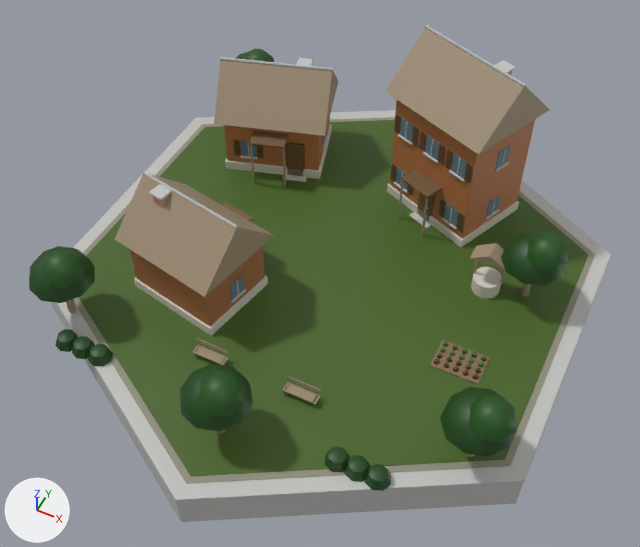
Before and after pictures for a commit that changed the glTF model native/godot/assets/art/blender/cottage_africa.glb.
Both versions are drawn from a 50 mm lens placed at (11.1, -23.3, 28.5), pointed at (0.4, -1.8, 1.7). The lights are fixed; the arrows at lower left show +X, +Y and +Z. The picture after the commit comes second. Vertices at exactly the same position are counted once.

The first picture shows 'dark', 'earth', 'glass', 'leaf', 'metal', 'pavers', 'plaster', 'stone', 'turf', 'wall_concrete', 'wood' and 2 more.
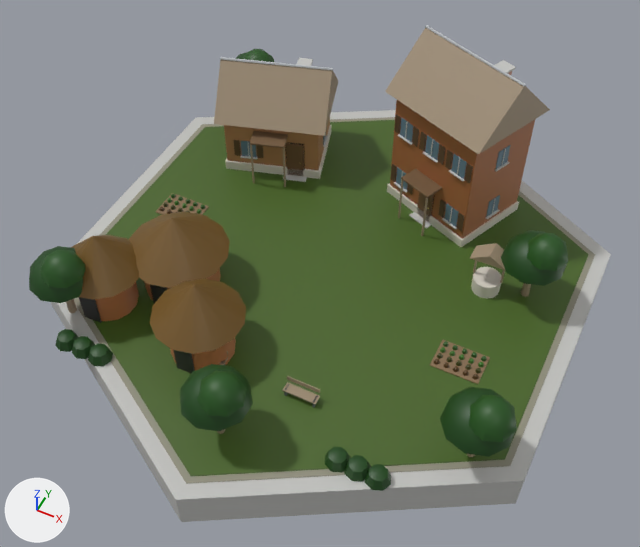
The change, as a diff of the scene's bpy script:
```diff
--- a/native/godot/assets/art/blender/cottage_africa.glb.py
+++ b/native/godot/assets/art/blender/cottage_africa.glb.py
@@ me_dark @@
-me_dark.from_pydata(...)  # 144 vertices, 216 faces; spans x -7.81..5.45, y -4.16..7.42, z 0.13..4.73
+me_dark.from_pydata(...)  # 136 vertices, 204 faces; spans x -7.81..5.45, y -7.52..7.42, z 0.13..4.73
+# me_dark part 1: a new loose piece, a box spanning x -3.0..-2.2, y -7.52..-7.45, z 0.13..1.7, in mat_dark
+# me_dark part 2: a new loose piece, a box spanning x -7.8..-7.0, y -7.02..-6.95, z 0.13..1.7, in mat_dark
+# other edits to the shape of me_dark do not show in these pictures
 me_dark.materials.append(mat_dark)
@@ me_glass @@
-me_glass.from_pydata(...)  # 120 vertices, 180 faces; spans x -7.83..5.48, y -4.17..7.43, z 1.03..4.73
+me_glass.from_pydata(...)  # 96 vertices, 144 faces; spans x -7.83..5.48, y 3.72..7.43, z 1.03..4.73
+# me_glass part 3: the loose piece of 8 vertices spanning x -2.41..-2.24, y -4.17..-3.47, z 1.03..1.93 is deleted
+# other edits to the shape of me_glass do not show in these pictures
 me_glass.materials.append(mat_glass)
@@ me_metal @@
-me_metal.from_pydata(...)  # 36 vertices, 60 faces; spans x -8.05..5.66, y -3.95..7.29, z 5.09..8.11
+me_metal.from_pydata(...)  # 24 vertices, 40 faces; spans x -8.05..5.66, y 4.99..7.29, z 5.09..8.11
+# me_metal part 4: the loose piece of 12 vertices spanning x -6.81..-1.99, y -3.95..-2.85, z 5.09..5.19 is deleted
 me_metal.materials.append(mat_metal)
@@ me_plaster @@
-me_plaster.from_pydata(...)  # 72 vertices, 132 faces; spans x -8.2..6.01, y -5.48..8.75, z 0.6..5.73
+me_plaster.from_pydata(...)  # 132 vertices, 244 faces; spans x -8.57..6.01, y -7.5..8.75, z 0.13..5.73
+# me_plaster part 5: a new loose piece, a 14-sided cylinder along z spanning x -6.76..-3.64, y -5.2..-2.0, z 0.13..2.23, in mat_plaster
+# me_plaster part 6: a new loose piece, a 14-sided cylinder along z spanning x -3.87..-1.33, y -7.5..-4.9, z 0.13..2.23, in mat_plaster
+# me_plaster part 7: a new loose piece, a 14-sided cylinder along z spanning x -8.57..-6.23, y -7.0..-4.6, z 0.13..2.23, in mat_plaster
+# me_plaster part 8: the loose piece of 24 vertices spanning x -6.79..-2.01, y -5.48..-1.32, z 0.6..2.93 is deleted
 me_plaster.materials.append(mat_plaster)
@@ me_stone @@
-me_stone.from_pydata(...)  # 100 vertices, 184 faces; spans x -8.3..7.0, y -5.6..8.9, z 0.1..0.8
+me_stone.from_pydata(...)  # 76 vertices, 140 faces; spans x -8.3..7.0, y 1.2..8.9, z 0.1..0.8
+# me_stone part 9: the loose piece of 24 vertices spanning x -6.9..-1.9, y -5.6..-1.2, z 0.1..0.6 is deleted
 me_stone.materials.append(mat_stone)
@@ me_wall_concrete @@
-me_wall_concrete.from_pydata(...)  # 708 vertices, 1256 faces; spans x -10.7..10.7, y -12.3..12.3, z -1.6..8.0
+me_wall_concrete.from_pydata(...)  # 540 vertices, 956 faces; spans x -10.7..10.7, y -12.3..12.3, z -1.6..8.0
+# me_wall_concrete part 10: 9 loose pieces with 168 vertices, spanning x -6.9..-1.9, y -5.5..-1.0, z 0.1..5.1, are deleted
 me_wall_concrete.materials.append(mat_wall_concrete)
@@ me_wood @@
-me_wood.from_pydata(...)  # 484 vertices, 810 faces; spans x -8.6..8.8, y -9.4..9.2, z 0.1..8.1
+me_wood.from_pydata(...)  # 472 vertices, 800 faces; spans x -9.1..8.8, y -9.4..9.2, z 0.1..8.1
+# me_wood part 11: a new loose piece, a 14-sided cone pointing to +z spanning x -7.3..-3.1, y -5.8..-1.4, z 2.2..3.9, in mat_wood
+# me_wood part 12: a new loose piece, a 14-sided cone pointing to +z spanning x -4.4..-0.8, y -8.1..-4.3, z 2.2..3.9, in mat_wood
+# me_wood part 13: a new loose piece, a 14-sided cone pointing to +z spanning x -9.1..-5.7, y -7.6..-4.1, z 2.2..3.9, in mat_wood
+# me_wood part 14: 7 loose pieces with 96 vertices, spanning x -7.2..-1.6, y -5.9..-0.7, z 0.1..5.1, are deleted
 me_wood.materials.append(mat_wood)
```

What differs and where, as boxes (x1, y1, x2, y2) in the pictures (640 x 547 px):
'metal', reshaped (20% narrower, 69% shorter)
    before: (143, 25, 526, 228)
    after: (220, 25, 526, 87)
part 1 of me_dark, added
    after: (173, 350, 195, 373)
part 2 of me_dark, added
    after: (79, 297, 102, 323)
part 3 of me_glass, deleted
    before: (230, 275, 244, 300)
part 4 of me_metal, deleted
    before: (143, 171, 238, 228)
part 5 of me_plaster, added (mostly hidden)
    after: (144, 268, 221, 300)
part 6 of me_plaster, added (brown)
    after: (170, 338, 236, 371)
part 7 of me_plaster, added (brown)
    after: (95, 282, 139, 322)
part 8 of me_plaster, deleted (brown)
    before: (130, 246, 265, 326)
part 9 of me_stone, deleted
    before: (134, 276, 268, 336)
part 10 of me_wall_concrete, deleted
    before: (149, 184, 246, 302)
part 11 of me_wood, added (brown)
    after: (128, 212, 230, 288)
part 12 of me_wood, added (brown)
    after: (150, 279, 246, 354)
part 13 of me_wood, added (brown)
    after: (71, 235, 139, 300)
part 14 of me_wood, deleted (brown)
    before: (115, 174, 275, 297)
